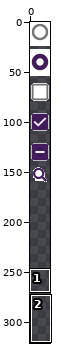
Sprite sheet -- images/ico-master.png. The first picture is a wide view before the edit; the outline marks the close-up.
Close-up. Before the commit:
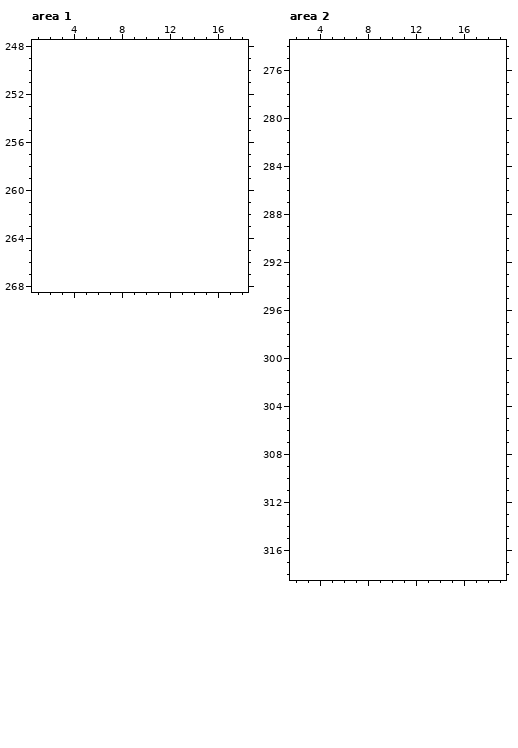
The file is 20x165 pixels. Colours within 5 levels of each other are drawn and written as one. Shown: area 1: x 1..18, y 248..268; area 2: x 2..19, y 274..318. The old version is drawn lined up with the new one, on the new canvas. The wide view leaves out empty margins. The commit also changed other parts of the picture, which this record leaves out.
Palette (. is transparent): 
Now the later version:
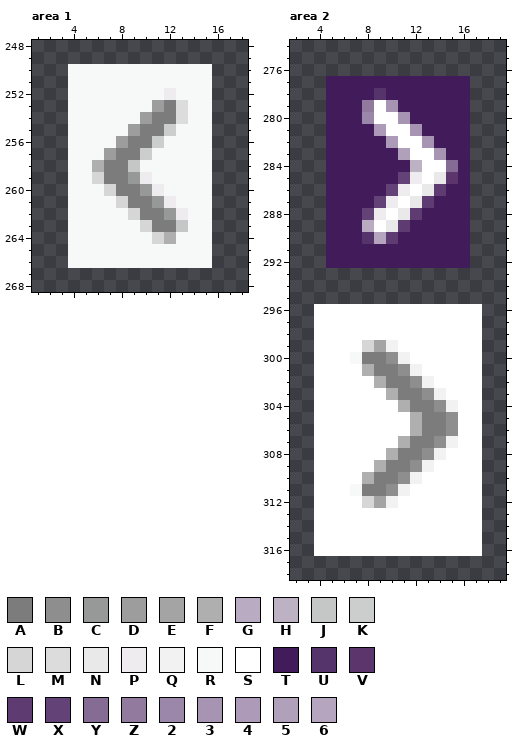
Colours new in this view: A #7c7c7c  B #8e8e8e  C #979898  D #9d9d9d  E #a4a4a4  F #afafaf  G #b9abc2  H #bcb2c3  J #c5c6c6  K #cccdcd  L #d6d6d6  M #dcdcdc  N #e9e9e9  P #efecf0  Q #f2f2f2  R #f7f8f8  S #ffffff  T #421c5a  U #55336b  V #5b356c  W #5e3c72  X #634377  Y #856c95  Z #927a9e  2 #9b87a9  3 #a794b2  4 #ac9ab8  5 #b1a0b9  6 #b5a5bf
Diff:
canvas 20x165 -> 20x323
Changed rows in their new state; - is an unchanged pixel.
Area 1:
first column x 4:
250 RRRRRRRRRRRR
251 RRRRRRRRRRRR
252 RRRRRRRRPRRR
253 RRRRRRRDAMRR
254 RRRRRRDAAMRR
255 RRRRRDAAKRRR
256 RRRRDAAKRRRR
257 RRRDAAKRRRRR
258 RRFAAJRRRRRR
259 RRLAACPRRRRR
260 RRRLAACPRRRR
261 RRRRLAACPRRR
262 RRRRRLAACPRR
263 RRRRRRLAAJRR
264 RRRRRRRLFRRR
265 RRRRRRRRRRRR
266 RRRRRRRRRRRR
Area 2:
first column x 5:
277 TTTTTTTTTTTT
278 TTTTUTTTTTTT
279 TTTZS3TTTTTT
280 TTT2SS3TTTTT
281 TTTT4SS3TTTT
282 TTTTT4SS3TTT
283 TTTTTT5SS3TT
284 TTTTTTTHSSYT
285 TTTTTTXPSNVT
286 TTTTTXPSNWTT
287 TTTTXPSNWTTT
288 TTTXPSNWTTTT
289 TTTGSNWTTTTT
290 TTTU6WTTTTTT
291 TTTTTTTTTTTT
292 TTTTTTTTTTTT
first column x 4:
296 SSSSSSSSSSSSSS
297 SSSSSSSSSSSSSS
298 SSSSSSSSSSSSSS
299 SSSSLEQSSSSSSS
300 SSSRAABQSSSSSS
301 SSSSFAABQSSSSS
302 SSSSSFAABQSSSS
303 SSSSSSFAABQSSS
304 SSSSSSSFAABQSS
305 SSSSSSSSFAABSS
306 SSSSSSSSFAABSS
307 SSSSSSSFAABQSS
308 SSSSSSFAABQSSS
309 SSSSSFAABQSSSS
310 SSSSFAABQSSSSS
311 SSSRAABQSSSSSS
312 SSSSLEQSSSSSSS
313 SSSSSSSSSSSSSS
314 SSSSSSSSSSSSSS
315 SSSSSSSSSSSSSS
316 SSSSSSSSSSSSSS
Changed places in both close-ups, as pixel boxes (x1, y1, x2, y2):
added: (68, 64, 212, 268)
added: (314, 76, 482, 556)
